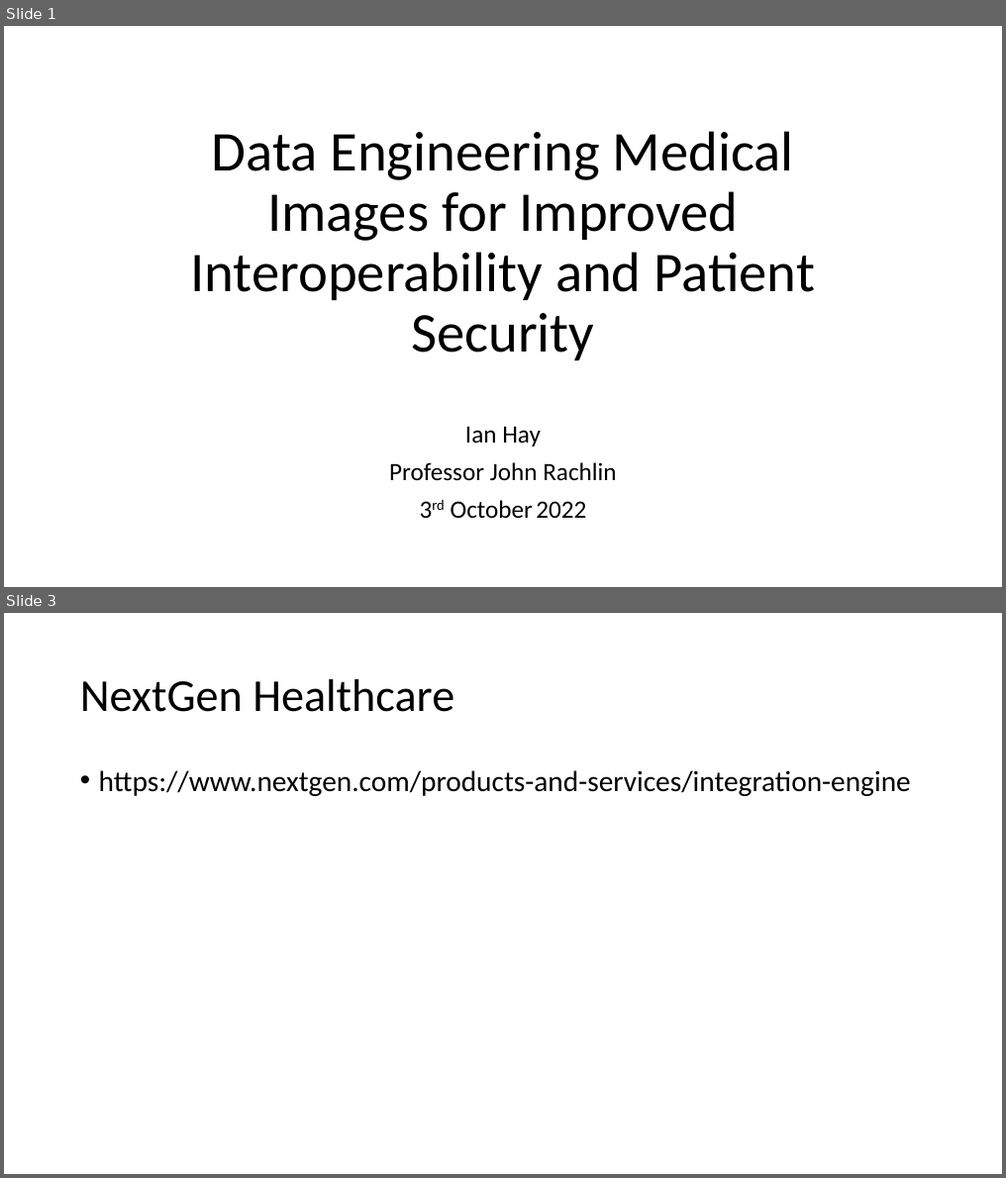
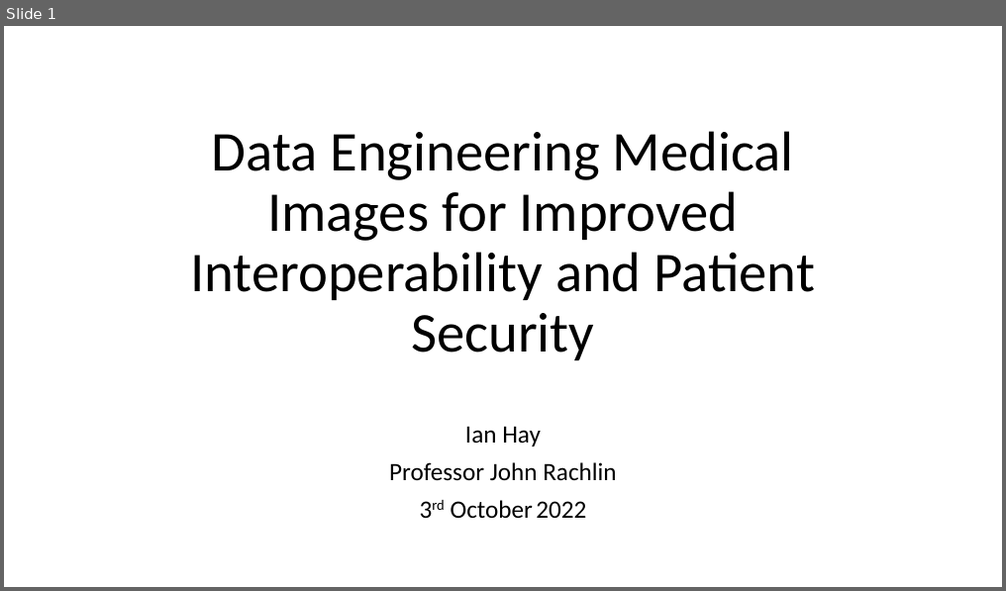
Before and after one commit to hayitsian/DataEngineeringEHRs, a slide deck: Manuscripts & Presentations/Current Landscape Presentation.pptx. Shown one above the other, each under a label of ours: slides 1 and 3 before the commit, slide 1 after it; the slides between them are not shown. The pictures are 1006x1178 and 1006x591 pixels, drawn with LibreOffice and Linux fonts; fonts in the diff are those of the drawing. Boxes give left, top, right and bottom in pixels: in the first picture for what was removed or moved away, otherwise in the second. Text is boxed around its words. In the diff, an @@ line names an element or a change of style, - is before the commit and + after.

```diff
--- a/Manuscripts & Presentations/Current Landscape Presentation.pptx
+++ b/Manuscripts & Presentations/Current Landscape Presentation.pptx
@@ slide 3 removed at <box>4,613,1002,1174</box>, background #FFFFFF @@
@@ title removed at <box>80,679,454,712</box> @@
-NextGen Healthcare
@@ text removed at <box>99,770,911,796</box> @@
-• https://www.nextgen.com/products-and-services/integration-engine
```
Also in this commit, not shown: 1 slide changed, 5 slides added, 1 other slide removed.
